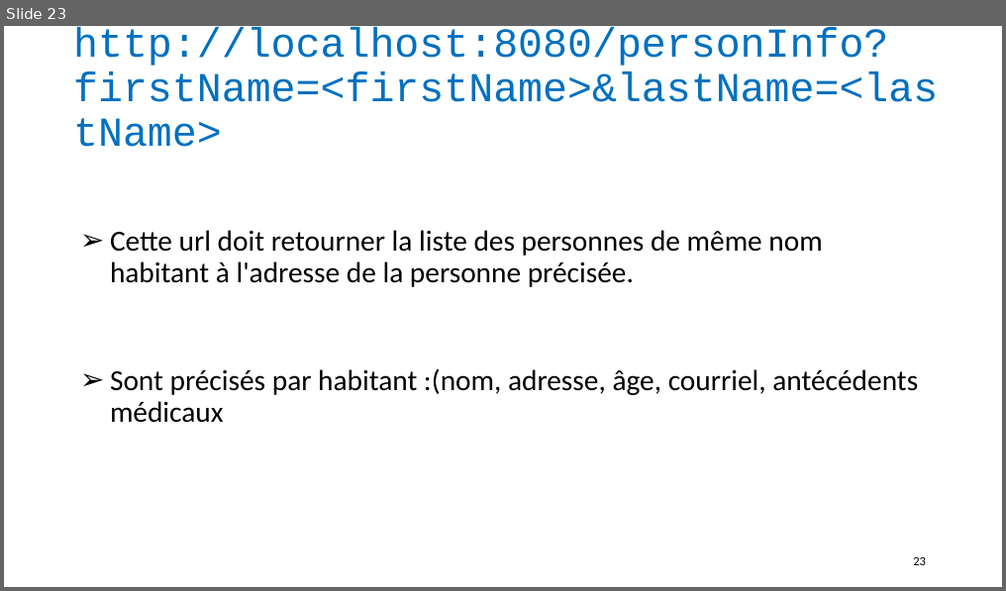
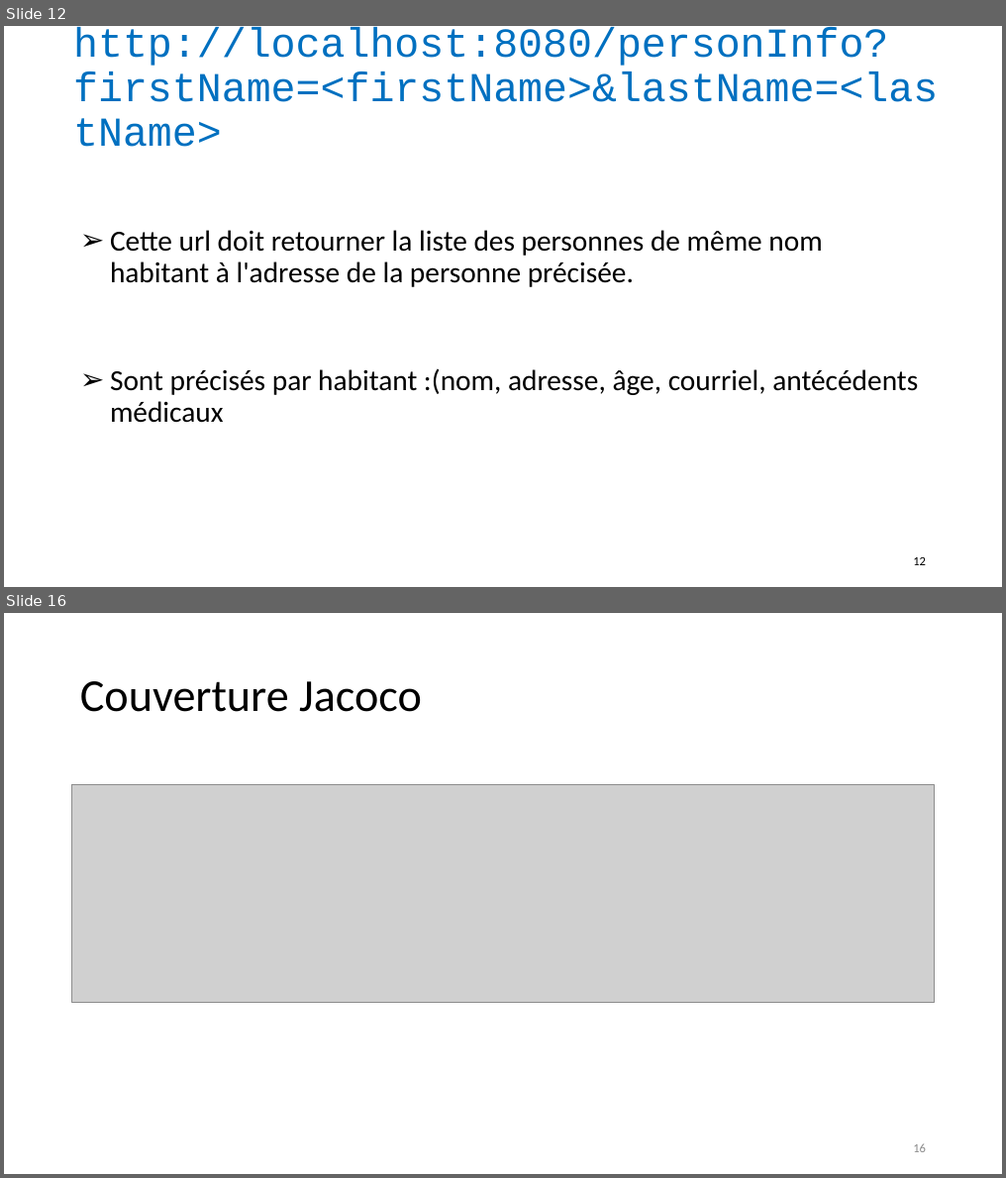
Before and after one commit to andrechico999/https-github.com-emmo78-com.safetynet.alerts, a slide deck: A_Livrables/MOREL_Olivier_4_slides_062022.pptx. Shown one above the other, each under a label of ours: slide 23 before the commit, slides 12 and 16 after it; the slides between them are not shown. The pictures are 1006x591 and 1006x1178 pixels, drawn with LibreOffice and Linux fonts; fonts in the diff are those of the drawing; grey boxes stand for pictures. Boxes give left, top, right and bottom in pixels: in the first picture for what was removed or moved away, otherwise in the second. Text is boxed around its words. In the diff, an @@ line names an element or a change of style, - is before the commit and + after.

```diff
--- a/A_Livrables/MOREL_Olivier_4_slides_062022.pptx
+++ b/A_Livrables/MOREL_Olivier_4_slides_062022.pptx
@@ slide 16 added at bbox=[4, 613, 1002, 1174], background #FFFFFF @@
@@ title added at bbox=[80, 681, 422, 712], 44 pt, text #000000 @@
+Couverture Jacoco
@@ picture added at bbox=[72, 785, 934, 1003] @@
@@ page number added at bbox=[913, 1144, 926, 1153], 12 pt, text #8C8C8C @@
+16
@@ what was slide 23 is now slide 12 @@
@@ page number at bbox=[913, 558, 926, 566]: text changed @@
-23
+12
```
Also in this commit, not shown: 1 slide changed, 4 other slides added, 13 slides removed, 4 other files.
